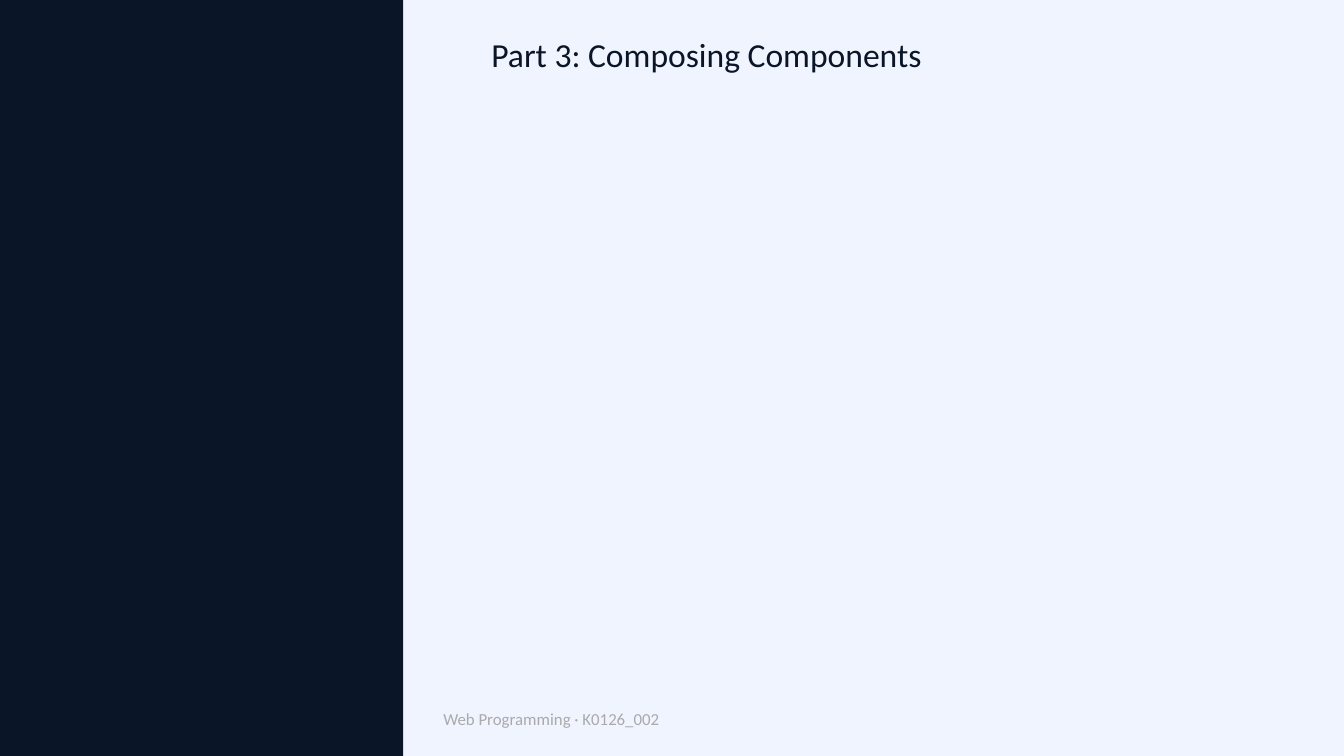
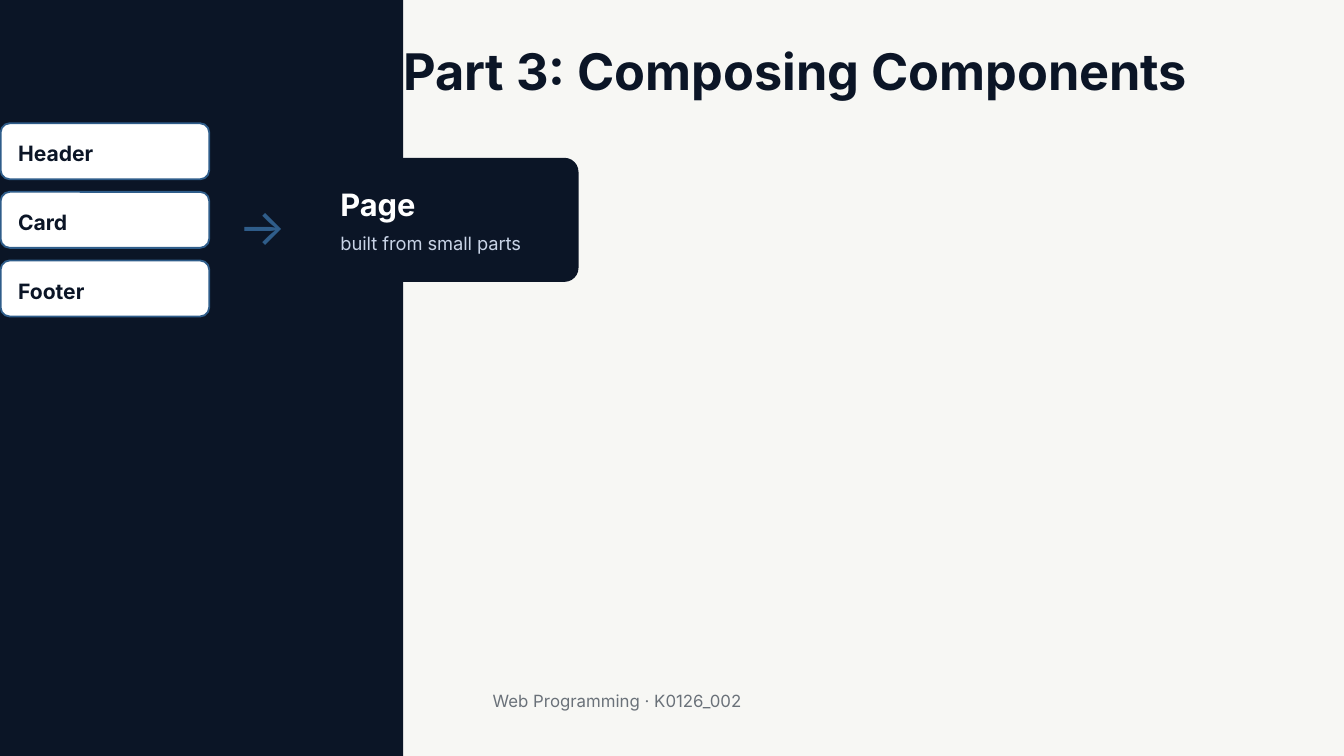
Before and after one commit to muxiddin19/WebPro, a slide deck: slide 12 of week10/WebPro_Week11_Fri_ReactProps_v1.pptx. Drawn at 1344x756 pixels with LibreOffice and Linux fonts; fonts in the diff are those of the drawing. Boxes give left, top, right and bottom in pixels: in the first picture for what was removed or moved away, otherwise in the second. Text is boxed around its words. In the diff, an @@ line names an element or a change of style, - is before the commit and + after.

```diff
--- a/week10/WebPro_Week11_Fri_ReactProps_v1.pptx
+++ b/week10/WebPro_Week11_Fri_ReactProps_v1.pptx
@@ background #F0F4FF to #F7F7F4 @@
@@ rectangle removed at bbox=[0, 0, 403, 755] @@
@@ rectangle added at bbox=[0, 0, 403, 755], fill #0B1526 @@
@@ title "Part 3: Composing Components": place and size @@
-title "Part 3: Composing Components" at bbox=[491, 44, 922, 73]
+title "Part 3: Composing Components" at bbox=[403, 51, 1187, 101]
@@ title "Part 3: Composing Components" at bbox=[403, 51, 1187, 101]: size 18 to 27 pt, font Calibri to Inter, text colour #0A1628 to #0B1526, bold on; line spacing 1 to 29.7pt @@
@@ rounded rectangle added at bbox=[1, 124, 210, 180], fill #FFFFFF, outline #2F5D8A 1 pt, 11.2 pt, text #0B1526, bold @@
+Header
@@ rounded rectangle added at bbox=[313, 157, 579, 281], fill #0B1526 @@
@@ rounded rectangle added at bbox=[1, 192, 210, 249], fill #FFFFFF, outline #2F5D8A 1 pt, 11.2 pt, text #0B1526, bold @@
+Card
@@ text added at bbox=[238, 184, 294, 258], 27 pt, text #2F5D8A @@
+→
@@ text added at bbox=[340, 193, 415, 223], 16.5 pt, text #FFFFFF, bold @@
+Page
@@ text added at bbox=[340, 236, 521, 254], 9.8 pt, text #C8D3E6 @@
+built from small parts
@@ rounded rectangle added at bbox=[1, 261, 210, 317], fill #FFFFFF, outline #2F5D8A 1 pt, 11.2 pt, text #0B1526, bold @@
+Footer
@@ text removed at bbox=[443, 713, 659, 728] @@
-Web Programming · K0126_002
@@ text added at bbox=[493, 694, 741, 711], 9 pt, text #6A7179 @@
+Web Programming · K0126_002
```
Also in this commit, not shown: 17 other slides changed, 3 slides added, 3 slides removed, 2 other files.
